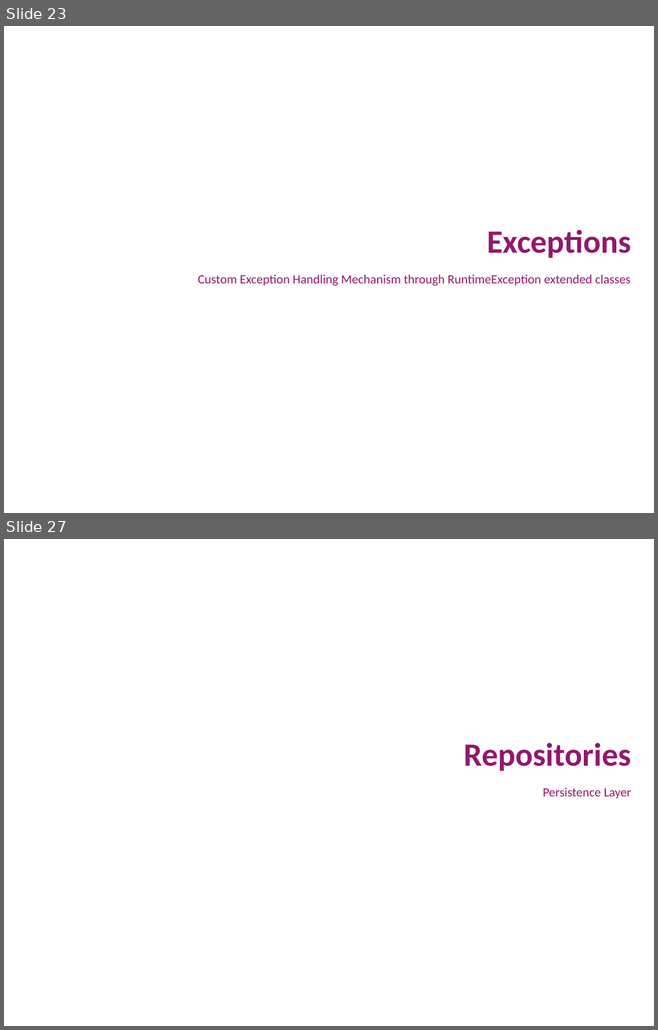
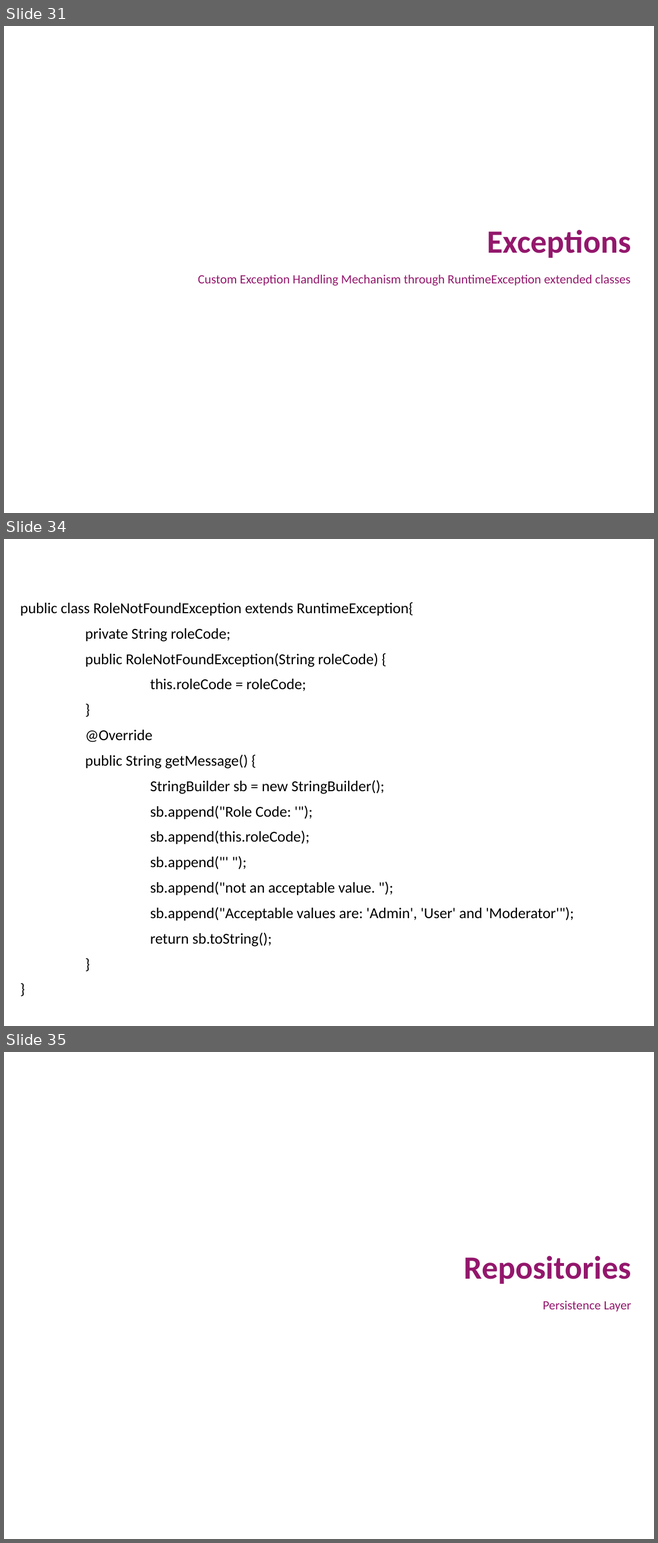
Before and after one commit to vishalrangras/spring-boot-sample, a slide deck: Developing with Spring Boot.pptx. Shown one above the other, each under a label of ours: slides 23 and 27 before the commit, slides 31, 34 and 35 after it; the slides between them are not shown. The pictures are 658x1030 and 658x1543 pixels, drawn with LibreOffice and Linux fonts; fonts in the diff are those of the drawing; background and template pictures are left out. Boxes give left, top, right and bottom in pixels: in the first picture for what was removed or moved away, otherwise in the second. Text is boxed around its words. In the diff, an @@ line names an element or a change of style, - is before the commit and + after.

```diff
--- a/Developing with Spring Boot.pptx
+++ b/Developing with Spring Boot.pptx
@@ slide 34 added at [4,539,654,1026], background #FFFFFF @@
@@ title added at [10,546,456,587], 24 pt, text #FFFFFF, bold @@
+RoleNotFoundException.java
@@ text added at [20,602,574,947], 16.8 pt, text #000000 @@
+public class RoleNotFoundException extends RuntimeException{
+private String roleCode;
+public RoleNotFoundException(String roleCode) {
+this.roleCode = roleCode;
+}
+@Override
+public String getMessage() {
+StringBuilder sb = new StringBuilder();
+sb.append("Role Code: '");
+sb.append(this.roleCode);
+sb.append("' ");
+sb.append("not an acceptable value. ");
+sb.append("Acceptable values are: 'Admin', 'User' and 'Moderator'");
+return sb.toString();
+}
+}
@@ what was slide 23 is now slide 31 @@
@@ what was slide 27 is now slide 35 @@
```
Also in this commit, not shown: 6 slides changed, 22 other slides added, 13 slides removed.
